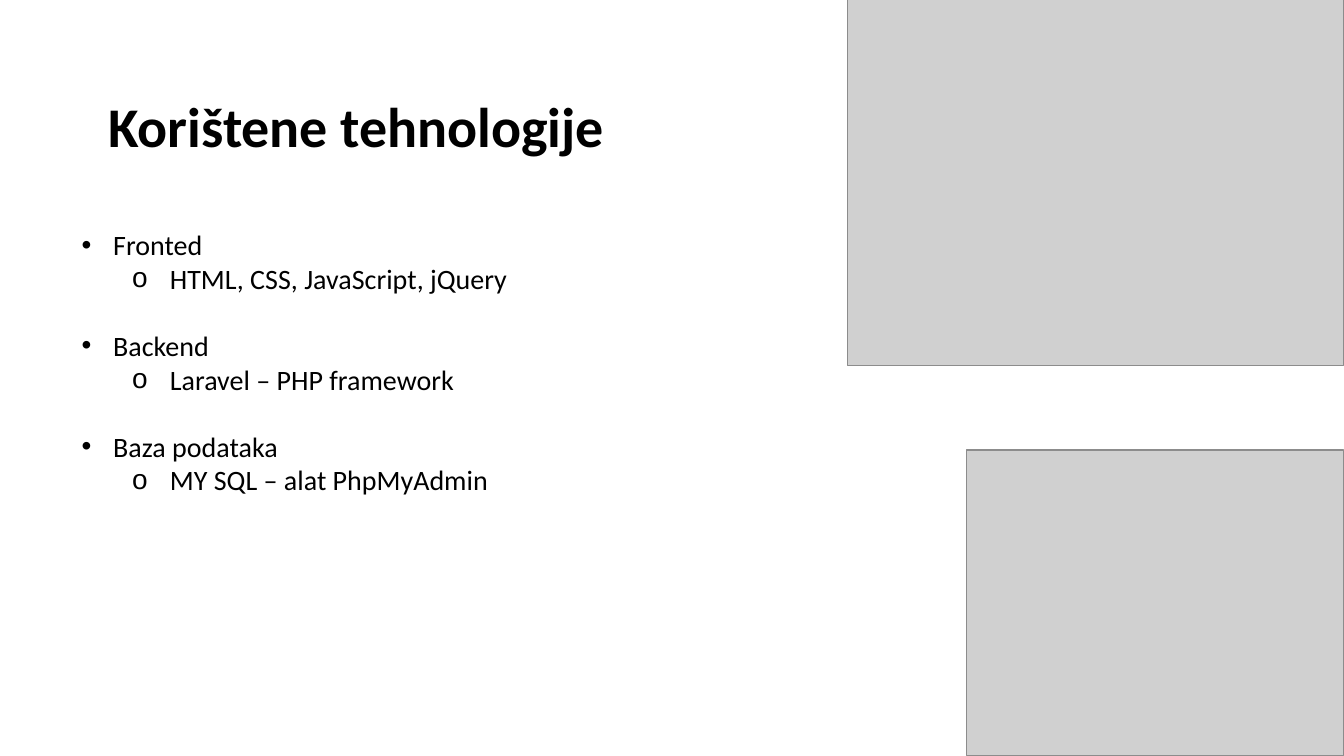
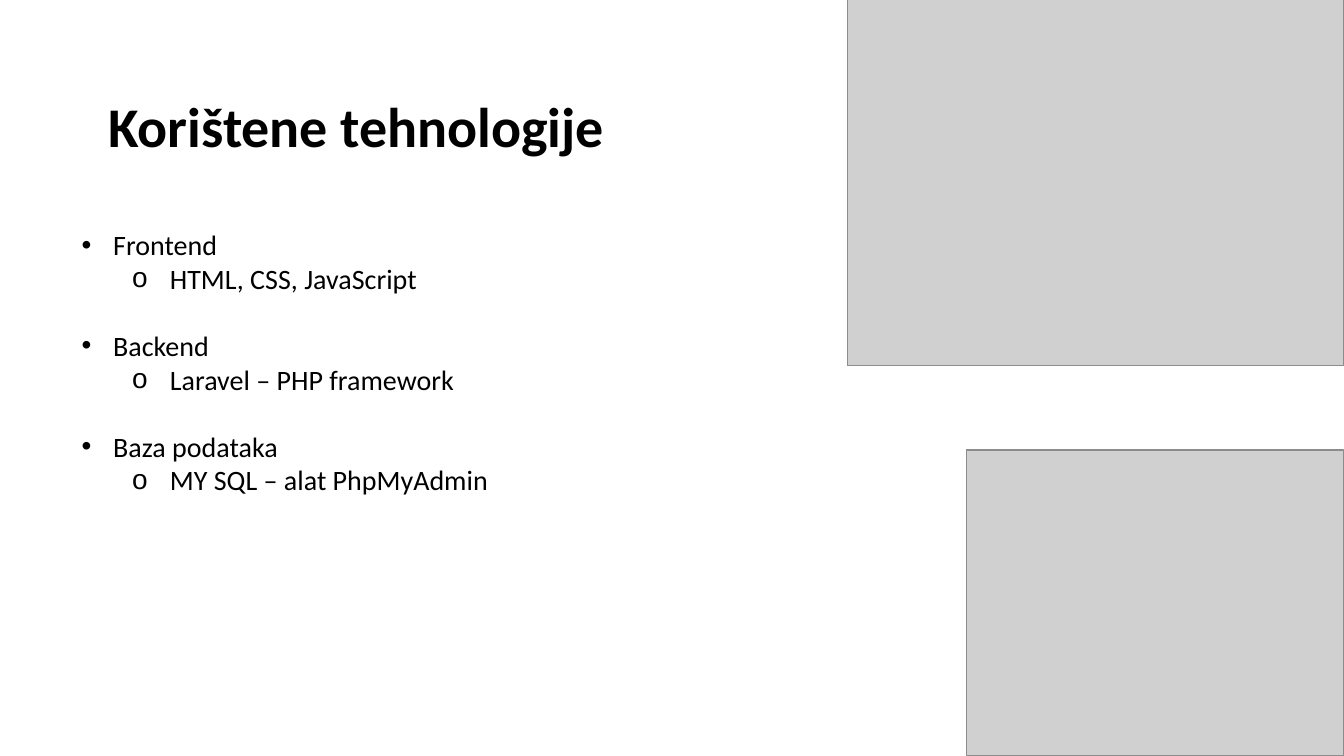
Before and after one commit to MarijanaOmazic/Prezentacija, a slide deck: slide 4 of Blood_register.pptx. Drawn at 1344x756 pixels with LibreOffice and Linux fonts; fonts in the diff are those of the drawing; grey boxes stand for pictures; background and template pictures are left out. Boxes give left, top, right and bottom in pixels: in the first picture for what was removed or moved away, otherwise in the second. Text is boxed around its words. In the diff, an @@ line names an element or a change of style, - is before the commit and + after.

```diff
--- a/Blood_register.pptx
+++ b/Blood_register.pptx
@@ text at <box>113,235,416,294</box>: text changed @@
-• Fronted
-  o HTML, CSS, JavaScript, jQuery
+• Frontend
+  o HTML, CSS, JavaScript
```
Also in this commit, not shown: 1 other slide changed.
